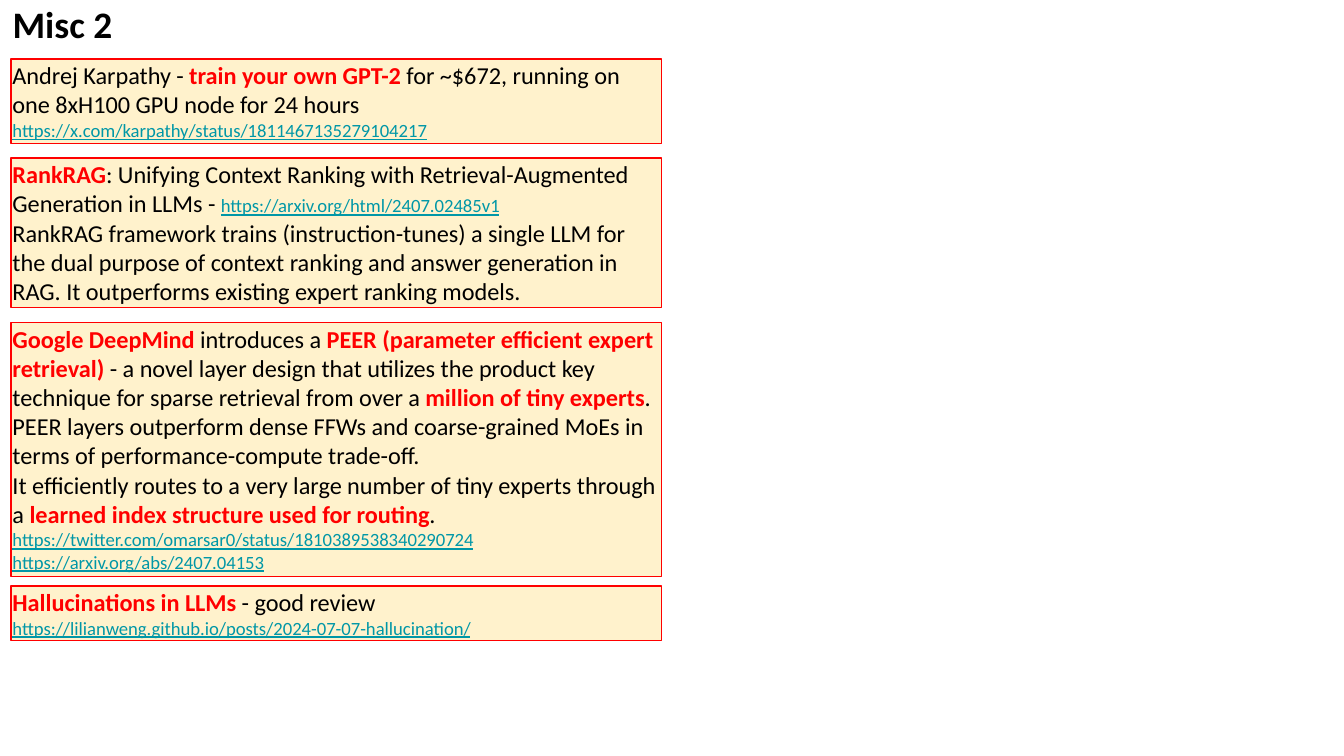
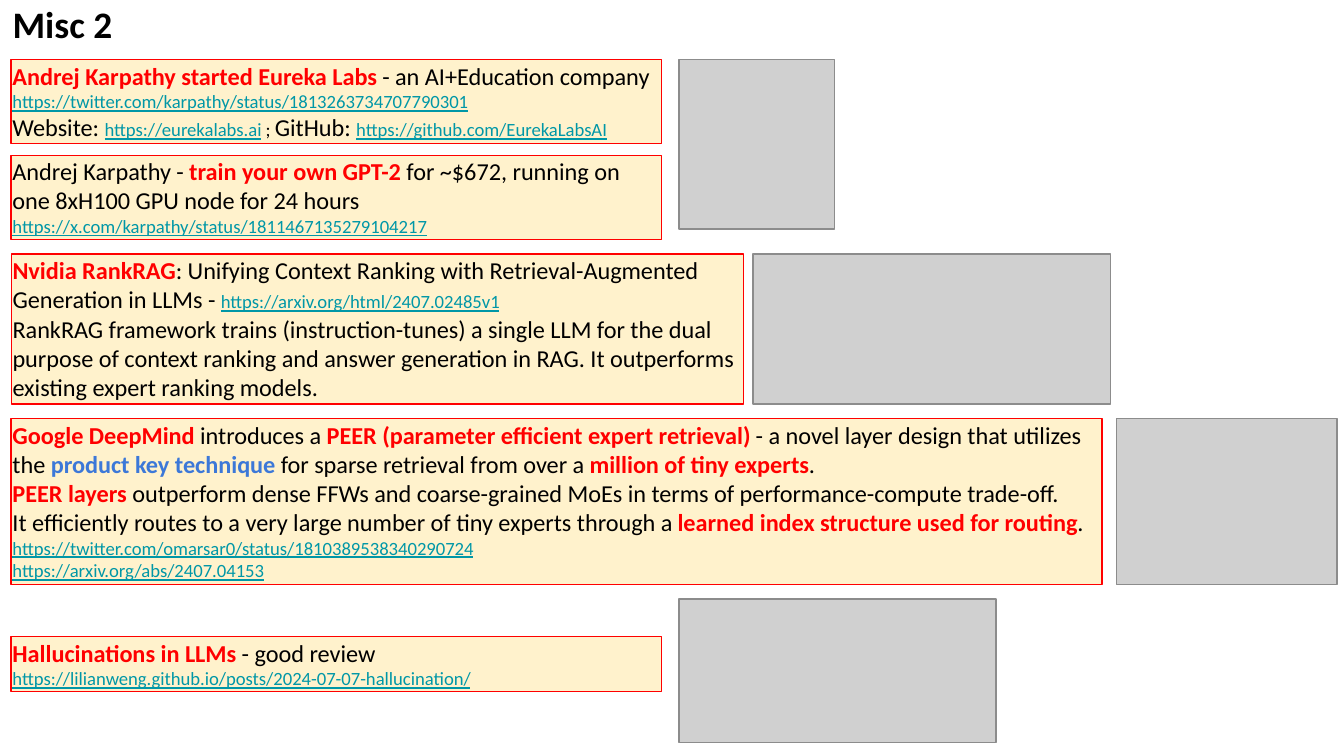
Before and after one commit to lselector/seminar, a slide deck: slide 6 of 2024/2024-07-18-AI-Updates.pptx (slide 5 before the commit). Drawn at 1344x756 pixels with LibreOffice and Linux fonts; fonts in the diff are those of the drawing; grey boxes stand for pictures. Boxes give left, top, right and bottom in pixels: in the first picture for what was removed or moved away, otherwise in the second. Text is boxed around its words. In the diff, an @@ line names an element or a change of style, - is before the commit and + after.

```diff
--- a/2024/2024-07-18-AI-Updates.pptx
+++ b/2024/2024-07-18-AI-Updates.pptx
@@ rectangle added at bbox=[11, 59, 661, 144], fill #FFF2CC, outline #FF0000 0.75 pt, 10 pt, text #0097A7, underline @@
+Andrej Karpathy started Eureka Labs - an AI+Education company https://twitter.com/karpathy/status/1813263734707790301
+Website: https://eurekalabs.ai ; GitHub: https://github.com/EurekaLabsAI
@@ picture added at bbox=[679, 59, 835, 228] @@
@@ rectangle "Andrej Karpathy - train your ...": place and size @@
-rectangle "Andrej Karpathy - train your ..." at bbox=[11, 59, 661, 144]
+rectangle "Andrej Karpathy - train your ..." at bbox=[11, 155, 661, 239]
@@ rectangle "Nvidia RankRAG: Unifying Context Ranking ...": place and size @@
-rectangle "Nvidia RankRAG: Unifying Context Ranking ..." at bbox=[11, 159, 661, 308]
+rectangle "Nvidia RankRAG: Unifying Context Ranking ..." at bbox=[11, 254, 743, 403]
@@ text in rectangle at bbox=[13, 262, 698, 312]: text changed @@
-RankRAG: Unifying Context Ranking with Retrieval-Augmented Generation in LLMs - https://arxiv.org/html/2407.02485v1
+Nvidia RankRAG: Unifying Context Ranking with Retrieval-Augmented Generation in LLMs - https://arxiv.org/html/2407.02485v1
@@ picture added at bbox=[753, 254, 1110, 403] @@
@@ rectangle "Google DeepMind introduces a PEER ...": place and size @@
-rectangle "Google DeepMind introduces a PEER ..." at bbox=[11, 323, 661, 577]
+rectangle "Google DeepMind introduces a PEER ..." at bbox=[11, 419, 1102, 585]
@@ picture added at bbox=[1117, 419, 1337, 585] @@
@@ text in rectangle at bbox=[12, 426, 1081, 506]: text colour #000000 to #3C78D8 in "product key technique"; bold on in "product key technique", "PEER layers"; text colour #000000 to #FF0000 in "PEER layers" @@
@@ picture added at bbox=[679, 599, 996, 743] @@
@@ rectangle "Hallucinations in LLMs - good ...": place and size @@
-rectangle "Hallucinations in LLMs - good ..." at bbox=[11, 586, 661, 641]
+rectangle "Hallucinations in LLMs - good ..." at bbox=[11, 637, 661, 692]
```
Also in this commit, not shown: 5 other slides changed, 2 slides added, 1 slide removed.
